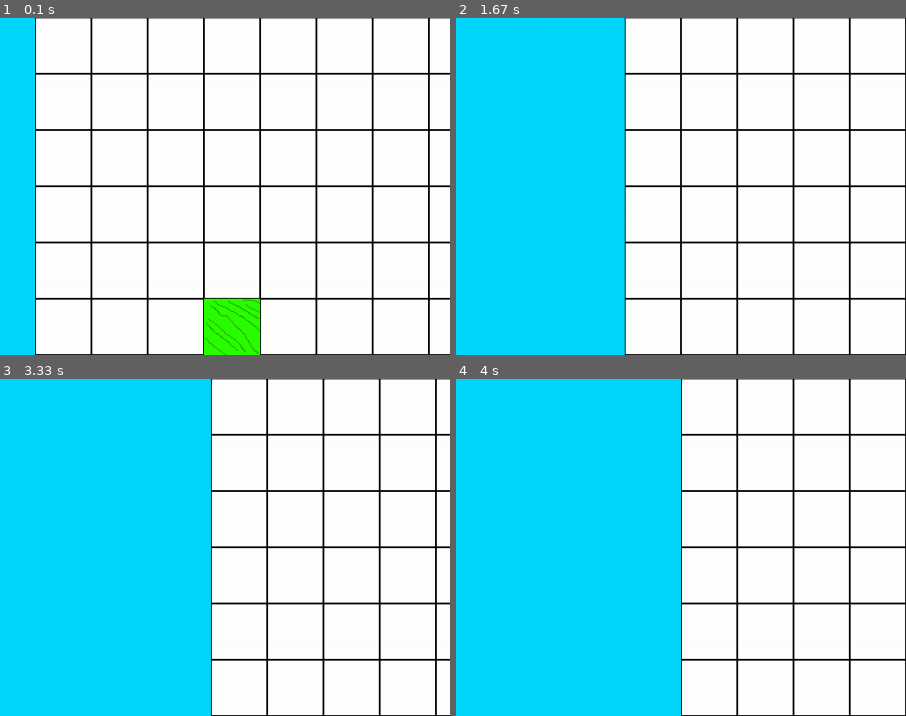
Above: before the commit, frames 1-4 (two rows, left to right).
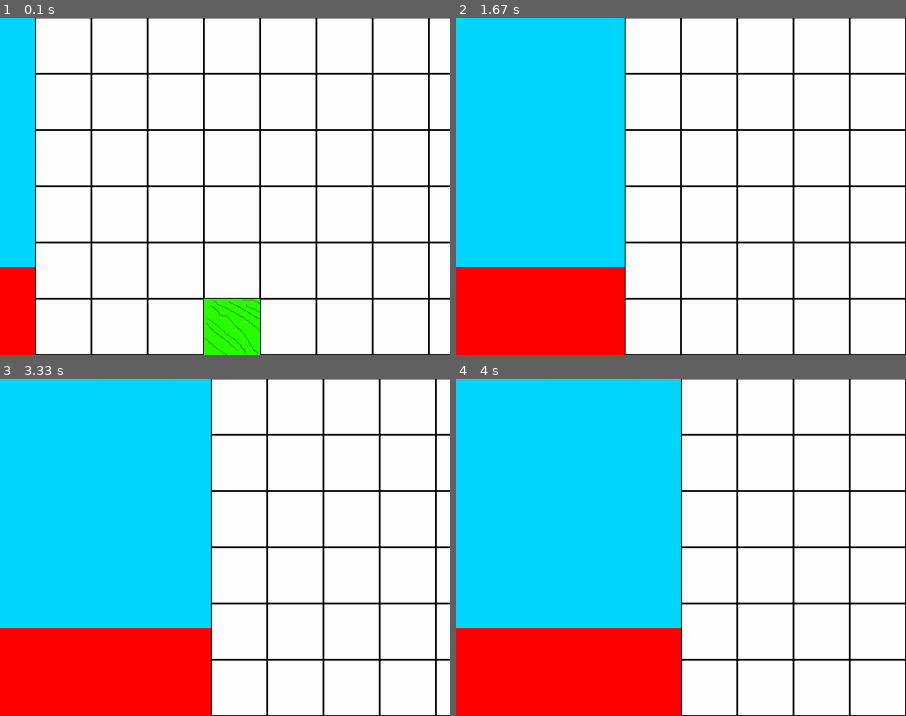
Above: after the commit, the same moments.

Repository: JonGift/Pygame-Rpg
Game: pygame game, started from main.py
The game is run twice, just before and just after one commit, with the same random seed, the same clock (stepped at 60 frames per second) and the same inputs.
Inputs (mouse positions are % of the whole screen's width and height, from its top left):
- Up to frame 1 (0.1 s): no input
- Up to frame 2 (1.67 s): press the mouse at (50, 93) at 0.37 s; move the mouse to (38, 72) at 0.47 s; release the mouse at (26, 51) at 0.6 s; hold Right 0.67-1.13 s; hold Up 1.17-1.47 s; hold Right from 1.5 s (still down)
- Up to frame 3 (3.33 s): release Right at 1.97 s; hold Left 2-2.53 s; hold Down 2.57-2.87 s; hold Left 2.9-3.3 s
- Up to frame 4 (4 s): hold Up 3.33-3.7 s; hold Right from 3.73 s (still down)
The pictures show only the part of the screen within x 0-50%, y 50-100%; the shares and areas given below are measured in that part.

The runs differ from the first frame. In frame 1, 2.1% of the frame differs, in the area x 0-8%, y 73-100%; in frame 2, 9.8%; in frame 3, 12%; in frame 4, 13%, in the area x 0-50%, y 73-100%.

Commit message:
Buttons!

Diff:
--- a/battle.py
+++ b/battle.py
@@ -1,7 +1,10 @@
 import player
+import menus
+import constants
 
 def battle_gui(entity):
-
+    bottom = menus.Button(0, 668, 1024, 100, constants.LIGHT_RED)
+    bottom.update(constants.display_surface)
 
 def battle(ally, enemy):
     #do the cool intro here
--- a/main.py
+++ b/main.py
@@ -6,20 +6,22 @@
 import menus
 import dungeons
 import camera
+import battle
 
 pygame.init()
 pygame.display.set_caption('An rpg')
 temp = dungeons.generate_dungeon(16,12)
 background = pygame.image.load('img/empty_space.png')
 state = 0
+#testing = menus.Button(0, 0, 600, 100, constants.LIGHT_RED)
 
 done = False
 
 player = player.Player()
 while not done:
+    constants.display_surface.blit(background, (0,0))
     if state == 0:
-        constants.display_surface.blit(background, (0,0))
-
+        battle.battle_gui('dingo')
         camera.camera_movement(camera.camera(player, temp), player, temp)
 
         for event in pygame.event.get():
--- a/menus.py
+++ b/menus.py
@@ -1,6 +1,18 @@
 # This is where all menus and info screens will go
 import constants
 import pygame
+
+class Button:
+    def __init__(self, x, y, width, height, color):
+        self.x = x
+        self.y = y
+        self.rect = pygame.Rect(self.x, self.y, width, height)
+        self.display = pygame.Surface((width, height))
+        self.display.fill(color)
+    def update(self, display_surface):
+        display_surface.blit(self.display, (self.x, self.y))
+        if self.rect.collidepoint(pygame.mouse.get_pos()) == True and pygame.mouse.get_pressed()[0]:
+            return True
 
 def pause():
     paused = True
